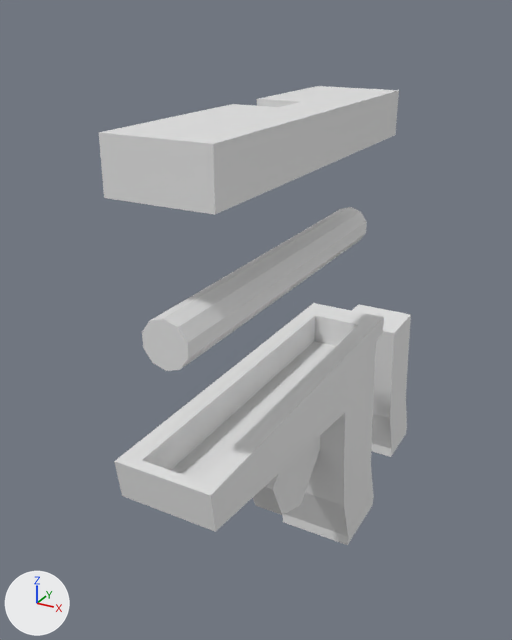
The Blender file Recursos/Glock.blend as it was, and as the next commit left it.
One viewpoint serves both versions: a camera (50 mm lens) standing at (124.0, -305.0, 178.0) and looking at (-26.0, -31.0, 41.0). The axes (+X, +Y, +Z) are drawn at lower left. The lights are the same throughout.

Script lines for the objects in view, before the commit:
```python
me_cube_001 = bpy.data.meshes.new('Cube.001')
me_cube_001.from_pydata(...)  # 230 vertices, 228 faces; spans x -20.0..20.0, y -120.0..55.0, z -75.0..49.0
# before: 28 (7.0, -19.0, -29.0) at pixel (301, 505), 29 (-7.0, -19.0, -29.0), 30 (-7.0, -40.0, -20.0) at pixel (255, 505), 31 (-7.0, -50.0, 1.0), 32 (7.0, -50.0, 1.0) at pixel (272, 489)
# before: 33 (7.0, -40.0, -20.0) at pixel (282, 514), 34 (-7.0, -29.0, 21.0), 35 (7.0, -29.0, 21.0), 50 (-7.0, 2.0, -9.0), 51 (7.0, 2.0, -9.0) at pixel (320, 448)
# before: 62 (7.0, -1.0, 18.0), 63 (-7.0, -1.0, 18.0)
me_cube_002 = bpy.data.meshes.new('Cube.002')
me_cube_002.from_pydata(...)  # 36 vertices, 34 faces; spans x -20.0..20.0, y -83.0..74.0, z -10.0..10.0
me_cylinder = bpy.data.meshes.new('Cylinder')
me_cylinder.from_pydata(...)  # a 10-sided cylinder along y spanning x -9.0..9.0, y -79.0..79.0, z -9.0..9.0
ob_barrel = bpy.data.objects.new('Barrel', me_cylinder)
ob_barrel.location = (0.0, -60.3, 79.0)
ob_cuerpo = bpy.data.objects.new('Cuerpo', me_cube_001)
ob_cuerpo.location = (0.1, -25.5, -17.3)
ob_slide = bpy.data.objects.new('Slide', me_cube_002)
ob_slide.location = (0.0, -55.6, 134.3)
# also in view: 'Cargador' at (0.0, 76.0, -37.0)
```
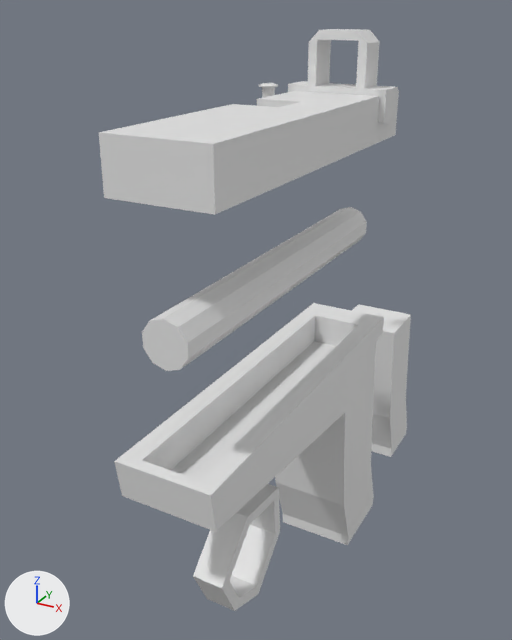
What differs and where, as boxes (x1, y1, x2, y2) in the pictures (512 x 640 px):
```json
{"object": "Gatillo", "change": "added", "after": [193, 484, 280, 611]}
{"object": "Mira", "change": "added", "after": [288, 29, 398, 123]}
{"object": "Tornillo", "change": "added", "after": [259, 83, 278, 98]}
{"part": 1, "of": "me_cube_001", "change": "cut back", "before": [253, 436, 320, 515], "after": [310, 436, 320, 448]}
```

The change, as JSON lines over the scene's bpy script:
```json
{"block": "me_cube_001", "where": "me_cube_001.from_pydata(...)  # 230 vertices, 228 faces; spans x -20.0..20.0, y -120.0..55.0, z -75.0..49.0"}
{"block": "me_cube_001", "where": "# used by ob_cuerpo; location = (0.1, -25.5, -17.3)"}
{"block": "me_cube_001", "where": "# verts and faces of me_cube_001; kept vertices keep their numbers, new ones are numbered from 230"}
{"block": "me_cube_001", "change": "me_cube_001 part 1"}
{"op": "add", "block": "me_cube_001", "code": "delete_vertices([*range(28, 34)])  # with the faces that use them"}
{"op": "add", "block": "me_cube_001", "code": "faces += [(50, 51, 62, 63), (34, 63, 62, 35)]"}
{"op": "add", "block": "me_cylinder_002", "code": ["me_cylinder_002 = bpy.data.meshes.new('Cylinder.002')", "me_cylinder_002.from_pydata(...)  # 89 vertices, 97 faces; spans x -4.49..4.49, y -4.49..4.49, z -8.52..3.96"]}
{"op": "add", "block": "me_cube", "code": ["me_cube = bpy.data.meshes.new('Cube')", "me_cube.from_pydata(...)  # 48 vertices, 52 faces; spans x -22.8..22.8, y -7.5..7.5, z -23.0..13.3"]}
{"op": "add", "block": "me_cube_004", "code": ["me_cube_004 = bpy.data.meshes.new('Cube.004')", "me_cube_004.from_pydata(...)  # 24 vertices, 24 faces; spans x -7.0..7.0, y -27.3..24.7, z -26.1..24.2"]}
{"op": "add", "block": "ob_tornillo", "code": ["ob_tornillo = bpy.data.objects.new('Tornillo', me_cylinder_002)", "ob_tornillo.location = (-36.5, -0.1, 142.1)"]}
{"op": "add", "block": "ob_mira", "code": ["ob_mira = bpy.data.objects.new('Mira', me_cube)", "ob_mira.location = (0.0, 0.0, 156.1)"]}
{"op": "add", "block": "ob_gatillo", "code": ["ob_gatillo = bpy.data.objects.new('Gatillo', me_cube_004)", "ob_gatillo.location = (-0.1, -92.2, -39.9)"]}
```
